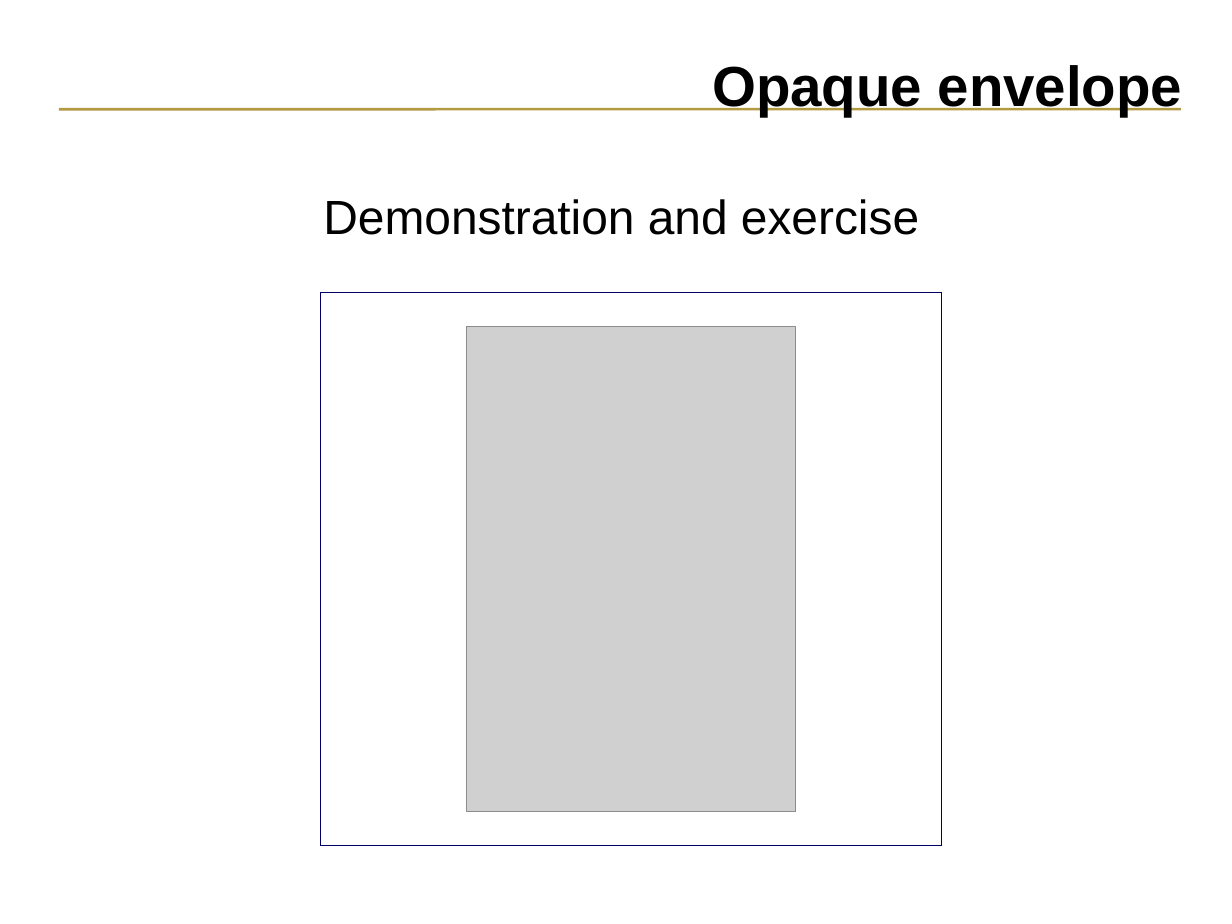
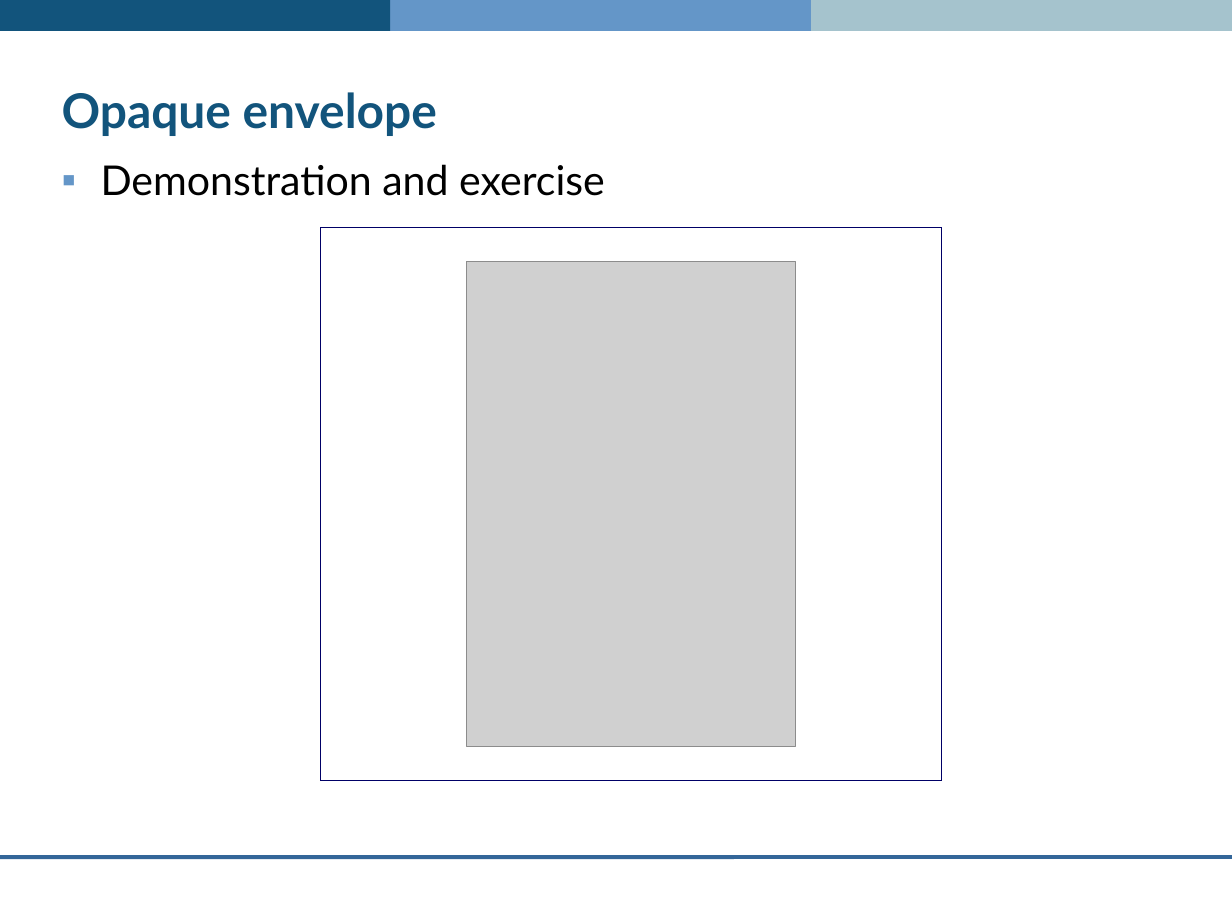
Before and after one commit to ESP-rCommunity/ESPrExtras, a slide deck: slide 26 of training/co-simulator_ESP-r/intro/introduction.ppt. Drawn at 1232x924 pixels with LibreOffice and Linux fonts; fonts in the diff are those of the drawing; grey boxes stand for pictures; background and template pictures are left out. Boxes give left, top, right and bottom in pixels: in the first picture for what was removed or moved away, otherwise in the second. Text is boxed around its words. In the diff, an @@ line names an element or a change of style, - is before the commit and + after.

```diff
--- a/training/co-simulator_ESP-r/intro/introduction.ppt
+++ b/training/co-simulator_ESP-r/intro/introduction.ppt
@@ rectangle added at <box>0,0,391,31</box>, fill #12547C @@
@@ rectangle added at <box>339,0,841,31</box>, fill #6496C8 @@
@@ rectangle added at <box>811,0,1232,31</box>, fill #A5C3CD @@
@@ title "Opaque envelope": place and size @@
-title "Opaque envelope" at <box>712,65,1183,116</box>
+title "Opaque envelope" at <box>62,92,437,136</box>
@@ title "Opaque envelope" at <box>62,92,437,136</box>: size 33 to 28 pt, font Arial to Lato, text colour #000000 to #12547C; alignment right to left @@
@@ line removed from (1180, 110) to (59, 110) @@
@@ text "Demonstration and exercise": place and size @@
-text "Demonstration and exercise" at <box>323,199,919,235</box>
+text "Demonstration and exercise" at <box>101,164,605,196</box>
@@ text "Demonstration and exercise" at <box>101,164,605,196</box>: size 28 to 24 pt, font Arial to Lato; alignment centre to left; bullet none to ▪; less space between paragraphs @@
@@ rectangle: place and size @@
-rectangle at <box>320,293,941,846</box>
+rectangle at <box>320,228,941,781</box>
@@ picture: place and size @@
-picture at <box>467,326,796,812</box>
+picture at <box>467,261,796,747</box>
@@ line added from (1232, 857) to (0, 857), #336699 2.24 pt @@
```
Also in this commit, not shown: 56 other slides changed.
